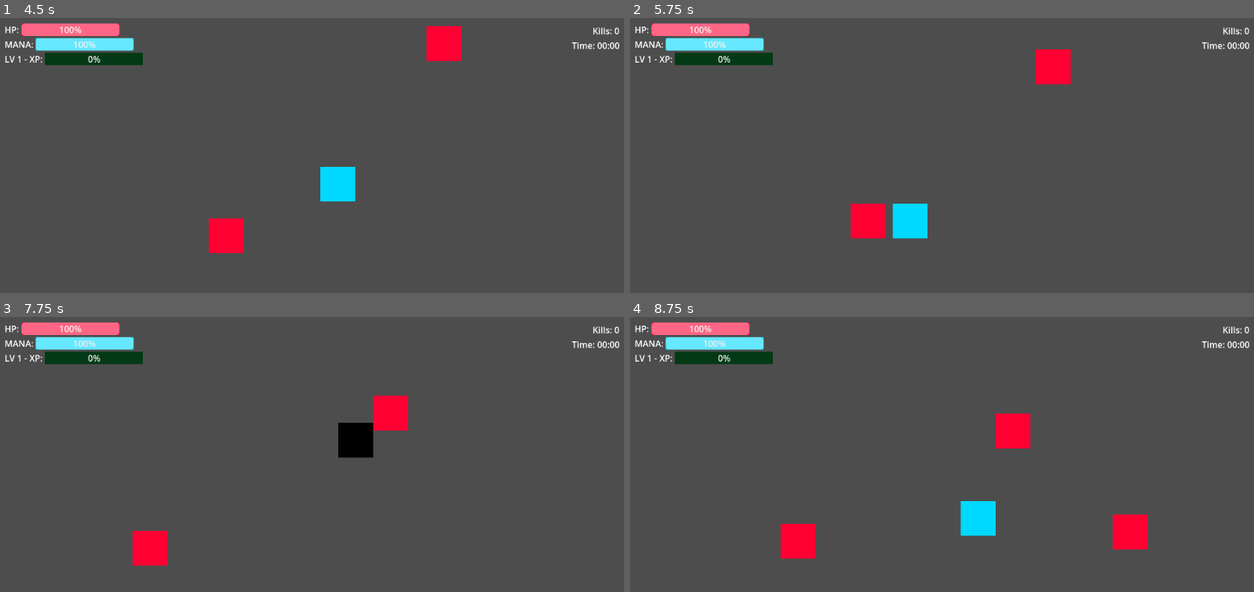
Above: before the commit, frames 1-4 (two rows, left to right).
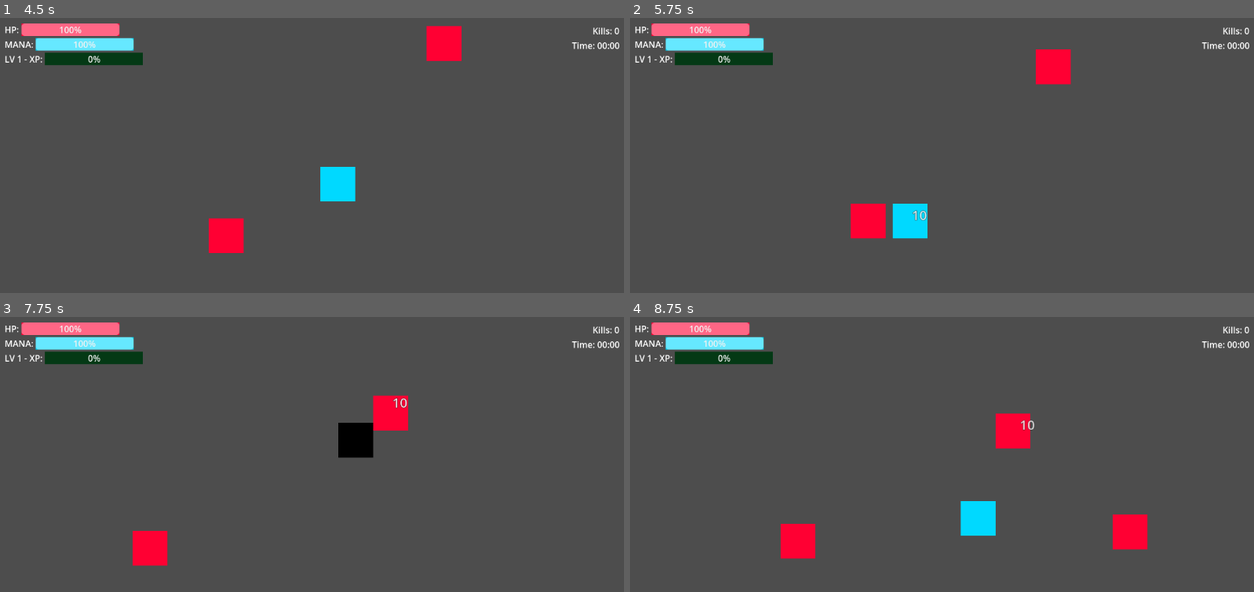
Above: after the commit, the same moments.

Repository: HoangAnhWilliam/Rescue-the-idol-godot
Game: Godot game, scene res://scenes/main.tscn
Two runs of this game, one before a commit and one after it. Both use one fixed random seed, a clock stepped at 60 frames per second and the inputs below.
Inputs:
- Up to frame 1 (4.5 s): tap Enter at 0.5 s; hold D (move_right) 0.53-1.28 s; hold S (move_down) 1.28-2.03 s; hold D (move_right) 2.03-2.78 s; hold W (move_up) 2.78-3.53 s; hold A (move_left) from 3.53 s (still down)
- Up to frame 2 (5.75 s): release A (move_left) at 5.03 s; hold S (move_down) from 5.03 s (still down)
- Up to frame 3 (7.75 s): tap Space (special_skill) at 5.75 s; release S (move_down) at 5.78 s; hold D (move_right) 5.78-6.53 s; hold W (move_up) 6.53-7.28 s; hold D (move_right) from 7.28 s (still down)
- Up to frame 4 (8.75 s): release D (move_right) at 8.03 s; hold S (move_down) from 8.03 s (still down)

Frame 1 is identical in both runs. In frame 2, less than 0.1% of the frame differs, in the area x 45-48%, y 69-74%; in frame 3, less than 0.1%, in the area x 62-66%, y 29-34%; in frame 4, less than 0.1%.

Commit message:
add shake camera

Diff:
--- /dev/null
+++ b/scenes/effects/damage_number.tscn
@@ -0,0 +1,12 @@
+[gd_scene load_steps=2 format=3 uid="uid://cvi4hsdic5v3e"]
+
+[ext_resource type="Script" uid="uid://ercryvdgt1k4" path="res://scripts/damage_number.gd" id="1_sx2xe"]
+
+[node name="DamageNumber" type="Node2D"]
+script = ExtResource("1_sx2xe")
+
+[node name="Label" type="Label" parent="."]
+offset_right = 40.0
+offset_bottom = 23.0
+horizontal_alignment = 1
+vertical_alignment = 1
--- /dev/null
+++ b/scripts/camera_shake.gd
@@ -0,0 +1,46 @@
+extends Camera2D
+class_name CameraShake
+
+var shake_amount: float = 0.0
+var shake_duration: float = 0.0
+var shake_timer: float = 0.0
+var original_offset: Vector2 = Vector2.ZERO
+
+func _ready():
+	original_offset = offset
+
+func _process(delta):
+	if shake_timer > 0:
+		shake_timer -= delta
+
+		# Random shake
+		offset = original_offset + Vector2(
+			randf_range(-shake_amount, shake_amount),
+			randf_range(-shake_amount, shake_amount)
+		)
+
+		# Giảm dần shake
+		shake_amount = lerp(shake_amount, 0.0, delta * 10.0)
+	else:
+		# Reset về vị trí gốc
+		offset = lerp(offset, original_offset, delta * 10.0)
+
+func shake(amount: float = 10.0, duration: float = 0.3):
+	shake_amount = amount
+	shake_duration = duration
+	shake_timer = duration
+
+	print("Camera shake: ", amount, " for ", duration, "s")
+
+# Preset shakes
+func small_shake():
+	shake(5.0, 0.2)
+
+func medium_shake():
+	shake(10.0, 0.3)
+
+func large_shake():
+	shake(20.0, 0.5)
+
+func crit_shake():
+	shake(15.0, 0.4)
--- /dev/null
+++ b/scripts/damage_number.gd
@@ -0,0 +1,43 @@
+extends Node2D
+class_name DamageNumber
+
+@onready var label = $Label
+var velocity := Vector2(0, -50)  # Bay lên
+var lifetime := 1.0
+var elapsed := 0.0
+
+func _ready():
+	# Random offset nhẹ
+	position += Vector2(randf_range(-10, 10), randf_range(-10, 10))
+
+func setup(damage: float, is_crit: bool = false):
+	# Format số
+	label.text = str(int(damage))
+
+	# Style cho crit vs normal
+	if is_crit:
+		label.add_theme_font_size_override("font_size", 32)
+		label.add_theme_color_override("font_color", Color.YELLOW)
+		label.text = "CRIT! " + label.text
+		velocity.y = -80  # Bay nhanh hơn
+	else:
+		label.add_theme_font_size_override("font_size", 24)
+		label.add_theme_color_override("font_color", Color.WHITE)
+
+	# Outline để dễ đọc
+	label.add_theme_color_override("font_outline_color", Color.BLACK)
+	label.add_theme_constant_override("outline_size", 2)
+
+func _process(delta):
+	elapsed += delta
+
+	# Di chuyển lên
+	position += velocity * delta
+
+	# Fade out
+	var alpha = 1.0 - (elapsed / lifetime)
+	label.modulate.a = alpha
+
+	# Xóa khi hết thời gian
+	if elapsed >= lifetime:
+		queue_free()
--- a/scripts/enemy.gd
+++ b/scripts/enemy.gd
@@ -23,6 +23,9 @@
 @onready var collision = $CollisionShape2D if has_node("CollisionShape2D") else null
 @onready var hitbox = $HitboxArea if has_node("HitboxArea") else null
 
+#Preload damage number scene
+var damage_number_scene = preload("res://scenes/effects/damage_number.tscn")
+
 func _ready():
 	print("Enemy ready: ", name)
 
@@ -105,10 +108,13 @@
 			print(name, " attacked player!")
 			attack_timer = attack_cooldown
 
-func take_damage(amount: float, from_position: Vector2 = Vector2.ZERO):
+func take_damage(amount: float, from_position: Vector2 = Vector2.ZERO, is_crit: bool = false):
 	current_hp -= amount
 
 	print(name, " took ", amount, " damage. HP: ", current_hp, "/", max_hp)
+
+	# Spawn damage number
+	spawn_damage_number(amount, is_crit)
 
 	# Visual feedback
 	if sprite:
@@ -124,6 +130,21 @@
 
 	if current_hp <= 0:
 		die()
+
+func spawn_damage_number(damage: float, is_crit: bool = false):
+	if not damage_number_scene:
+		print("ERROR: Damage number scene not loaded!")
+		return
+
+	var damage_num = damage_number_scene.instantiate()
+	damage_num.global_position = global_position + Vector2(0, -20)
+
+	# Add to scene root để không bị ảnh hưởng khi enemy die
+	get_tree().root.add_child(damage_num)
+
+	# Setup damage number
+	if damage_num.has_method("setup"):
+		damage_num.setup(damage, is_crit)
 
 func die():
 	current_state = State.DEAD
--- /dev/null
+++ b/scripts/hit_particle.gd
@@ -0,0 +1,44 @@
+extends CPUParticles2D
+class_name HitParticle
+
+func _ready():
+	# Setup particles
+	emitting = true
+	one_shot = true
+	explosiveness = 1.0
+
+	# Particle properties
+	amount = 8
+	lifetime = 0.5
+
+	# Emission shape
+	emission_shape = EMISSION_SHAPE_SPHERE
+	emission_sphere_radius = 5.0
+
+	# Movement
+	direction = Vector2.ZERO
+	spread = 180
+	initial_velocity_min = 50
+	initial_velocity_max = 100
+
+	# Gravity
+	gravity = Vector2(0, 200)
+
+	# Visual
+	scale_amount_min = 2.0
+	scale_amount_max = 4.0
+
+	# Color (white particles)
+	color = Color.WHITE
+
+	# Auto cleanup
+	await get_tree().create_timer(lifetime).timeout
+	queue_free()
+
+func set_color_from_damage(is_crit: bool):
+	if is_crit:
+		color = Color.YELLOW
+		amount = 12
+		initial_velocity_max = 150
+	else:
+		color = Color.WHITE
--- a/scripts/player.gd
+++ b/scripts/player.gd
@@ -49,6 +49,13 @@
 	current_mana = stats.max_mana
 	xp_to_next_level = get_xp_for_next_level()
 	apply_permanent_upgrades()
+
+		# Setup camera shake
+	if camera and not camera.get_script():
+		var shake_script = load("res://scripts/camera_shake.gd")
+		if shake_script:
+			camera.set_script(shake_script)
+			print("✓ Camera shake enabled")
 
 	if weapon_pivot and weapon_pivot.get_child_count() > 0:
 		current_weapon = weapon_pivot.get_child(0)
@@ -150,6 +157,10 @@
 	current_hp -= amount
 	hp_changed.emit(current_hp, stats.max_hp)
 
+	# Camera shake when hit
+	if camera and camera.has_method("small_shake"):
+		camera.small_shake()
+
 	# Visual feedback
 	sprite.modulate = Color.RED
 	await get_tree().create_timer(0.1).timeout
@@ -162,6 +173,11 @@
 	player_died.emit()
 	set_physics_process(false)
 	sprite.modulate = Color(0.5, 0.5, 0.5)
+
+	# Camera shake on death
+	if camera and camera.has_method("large_shake"):
+		camera.large_shake()
+
 	# Show game over screen
 
 func add_xp(amount: float):
@@ -184,6 +200,10 @@
 		print("⭐ LEVEL UP! Now level ", level)
 		level_up.emit(level)
 		show_level_up_menu()
+
+		# Camera shake on level up
+		if camera and camera.has_method("medium_shake"):
+			camera.medium_shake()
 
 		# Small heal on level up
 		current_hp = min(current_hp + 20, stats.max_hp)
--- a/scripts/weapon.gd
+++ b/scripts/weapon.gd
@@ -14,10 +14,16 @@
 
 # References
 var player: CharacterBody2D
+var camera: Camera2D
 
 func _ready():
 	player = get_parent().get_parent()  # Player -> WeaponPivot -> Weapon
 	print("Weapon ready: ", name)
+
+	# Get camera reference
+	if player and player.has_node("Camera2D"):
+		camera = player.get_node("Camera2D")
+		print("✓ Camera found for ", name)
 
 func _process(delta):
 	attack_cooldown -= delta
@@ -52,7 +58,11 @@
 	if not is_instance_valid(target):
 		return
 
-	print("Attacking ", target.name, " for ", damage, " damage!")
+	#Calculate damage with crit
+	var final_damage = calculate_damage()
+	var is_crit = check_crit()
+
+	print("Attacking ", target.name, " for ", final_damage, " damage!", " (Crit: ", is_crit, ")")
 
 	if is_projectile:
 		# TODO: Spawn projectile later
@@ -62,8 +72,41 @@
 		if target.has_method("take_damage"):
 			target.take_damage(damage, global_position)
 
+			# Camera shake on crit
+			if is_crit and camera and camera.has_method("crit_shake"):
+				camera.crit_shake()
+			elif camera and camera.has_method("small_shake"):
+				camera.small_shake()
+
 			# Visual feedback
 			create_hit_effect(target.global_position)
+
+func calculate_damage() -> float:
+	var base = damage
+
+	# Get player stats if available
+	if player and "stats" in player:
+		base *= player.stats.attack_damage / 10.0  # Scale with player attack
+
+	# Random variance ±10%
+	base *= randf_range(0.9, 1.1)
+
+	# Check for crit
+	if check_crit():
+		var crit_mult = 2.0
+		if player and "stats" in player:
+			crit_mult = player.stats.crit_multiplier
+		base *= crit_mult
+
+	return base
+
+func check_crit() -> bool:
+	var crit_chance = 0.05  # 5% base
+
+	if player and "stats" in player:
+		crit_chance = player.stats.crit_chance
+
+	return randf() < crit_chance
 
 func create_hit_effect(position: Vector2):
 	# TODO: Add particle effect later
Not shown, added: scripts/camera_shake.gd.uid
Not shown, added: scripts/damage_number.gd.uid
Not shown, added: scripts/hit_particle.gd.uid
